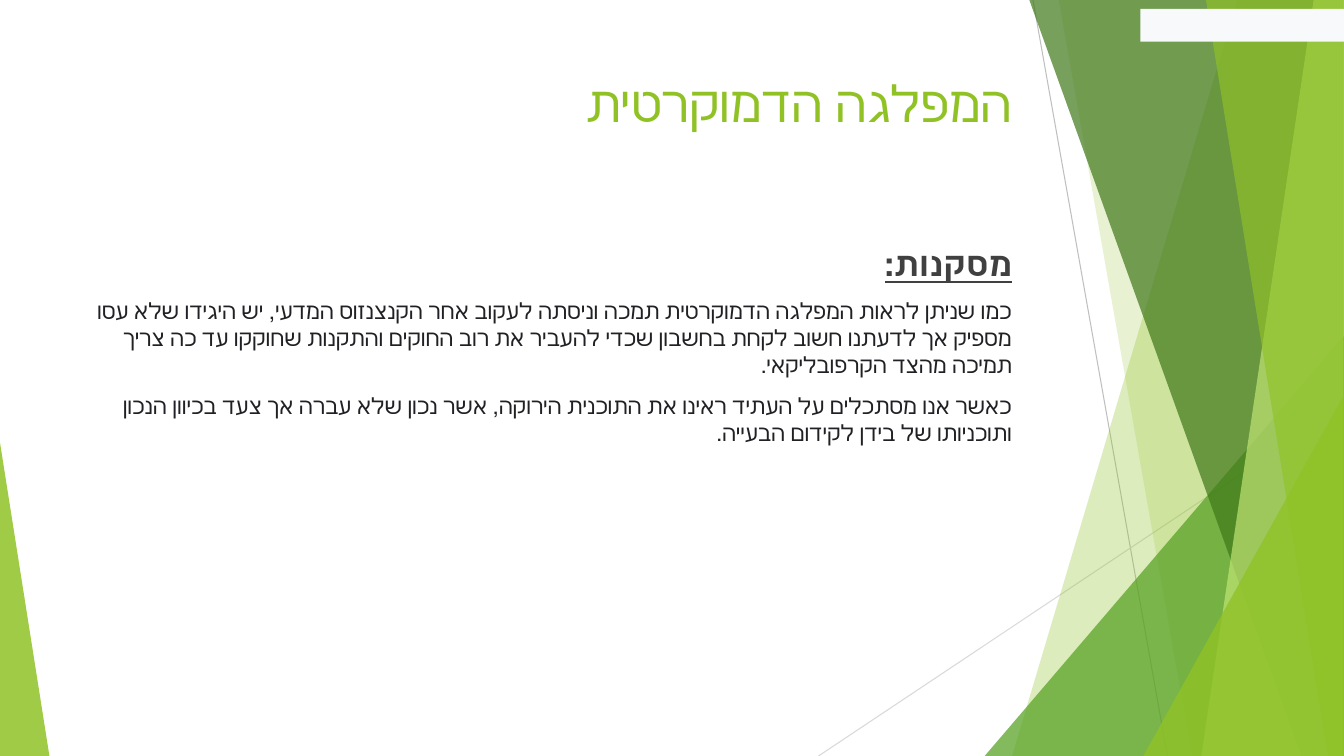
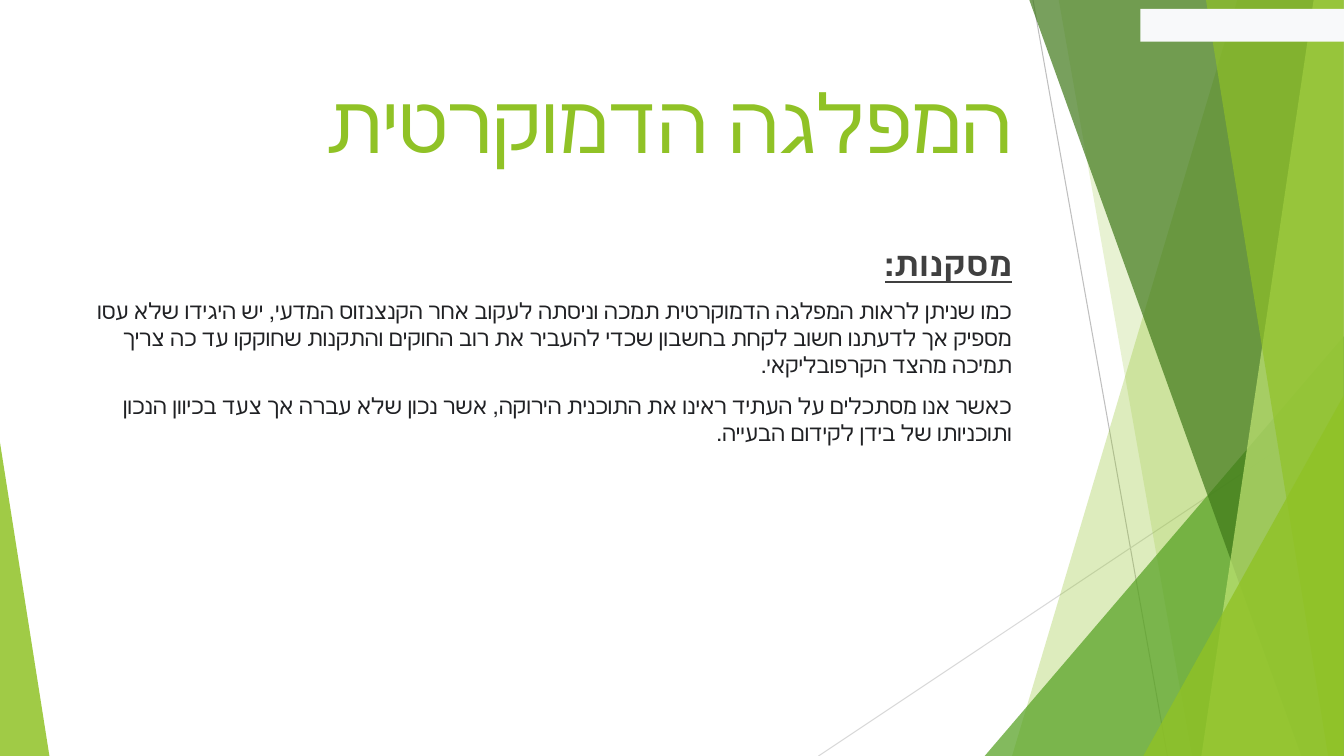
Before and after one commit to ShayR22/GlobalWarmingCourse, a slide deck: slide 12 of GlobalWarming.pptx (slide 10 before the commit). Drawn at 1344x756 pixels with LibreOffice and Linux fonts; fonts in the diff are those of the drawing. Boxes give left, top, right and bottom in pixels: in the first picture for what was removed or moved away, otherwise in the second. Text is boxed around its words. In the diff, an @@ line names an element or a change of style, - is before the commit and + after.

Commit message:
change fonts

```diff
--- a/GlobalWarming.pptx
+++ b/GlobalWarming.pptx
@@ title "המפלגה הדמוקרטית" at [665,92,1012,324]: size 36 to 58 pt, font Roboto to Arial @@
```
Also in this commit, not shown: 20 other slides changed, 3 slides added.
